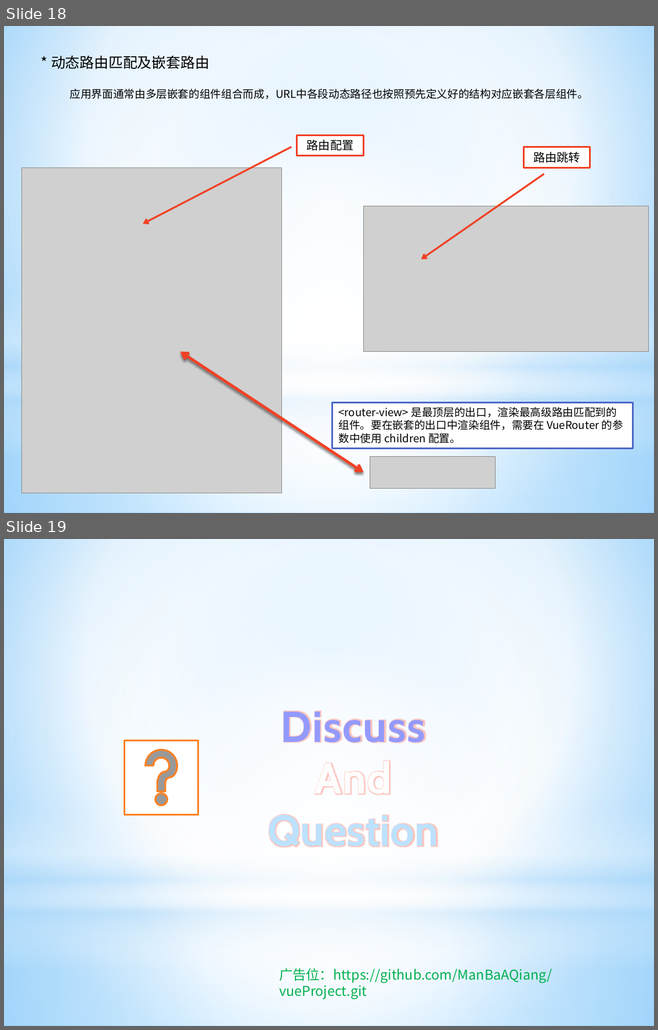
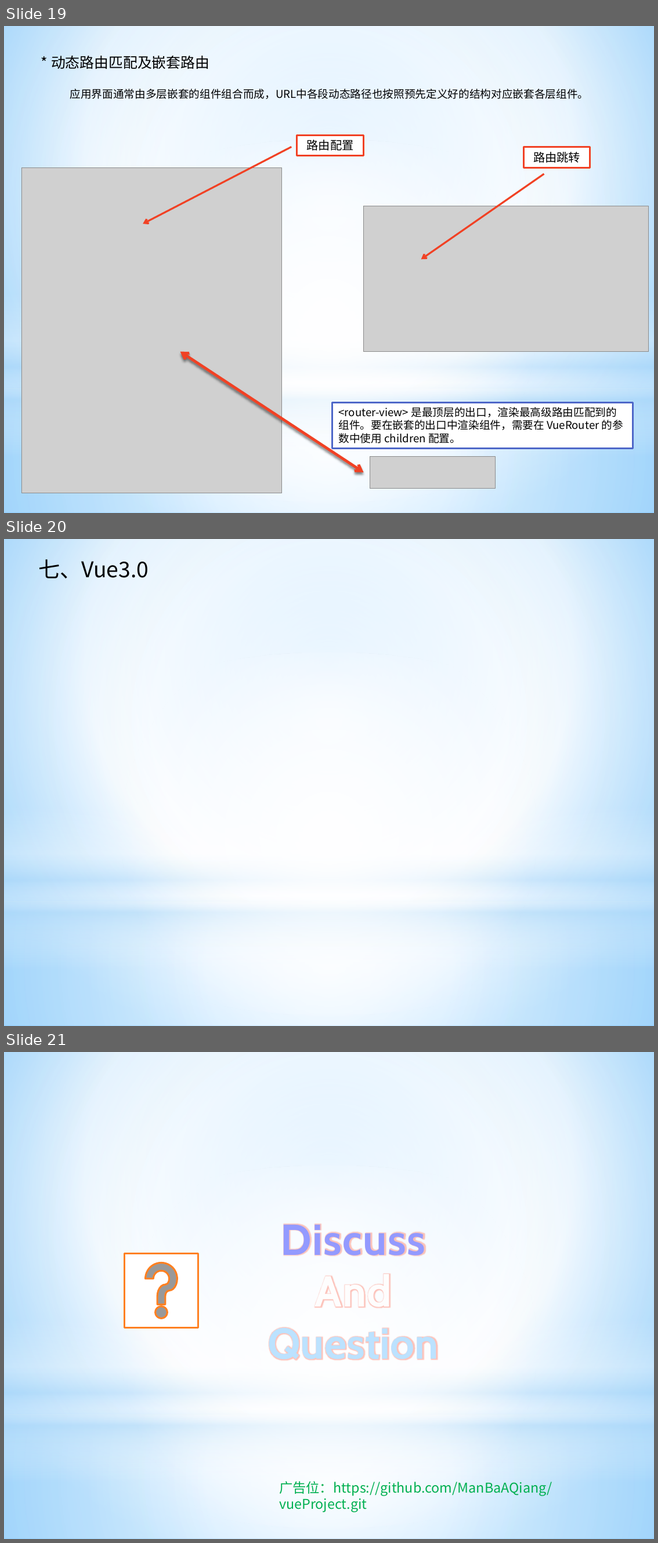
Before and after one commit to ManBaAQiang/vueProject, a slide deck: vue初探.pptx. Shown one above the other, each under a label of ours: slides 18 and 19 before the commit, slides 19, 20 and 21 after it. The pictures are 658x1030 and 658x1543 pixels, drawn with LibreOffice and Linux fonts; fonts in the diff are those of the drawing; grey boxes stand for pictures. Boxes give left, top, right and bottom in pixels: in the first picture for what was removed or moved away, otherwise in the second. Text is boxed around its words. In the diff, an @@ line names an element or a change of style, - is before the commit and + after.

```diff
--- a/vue初探.pptx
+++ b/vue初探.pptx
@@ slide 20 added at bbox=[4, 539, 654, 1026], background gradient #9ED5FF to #FFFFFF to #5BB9FF; not listed: 4 template elements that a slide beside it also shows @@
@@ text added at bbox=[38, 559, 148, 578], 24 pt, text #000000 @@
+七、Vue3.0
@@ what was slide 18 is now slide 19 @@
@@ what was slide 19 is now slide 21 @@
```
Also in this commit, not shown: 2 slides changed, 1 other slide added, 1 other file.
